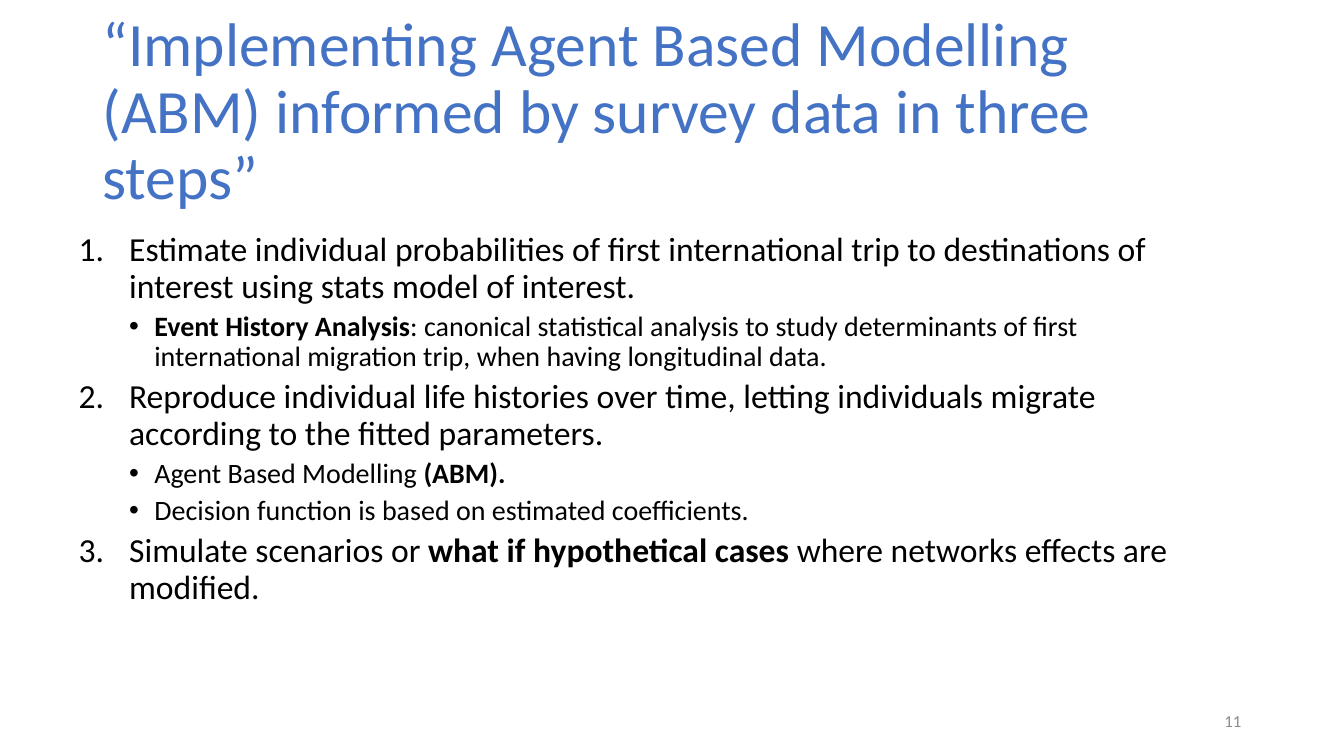
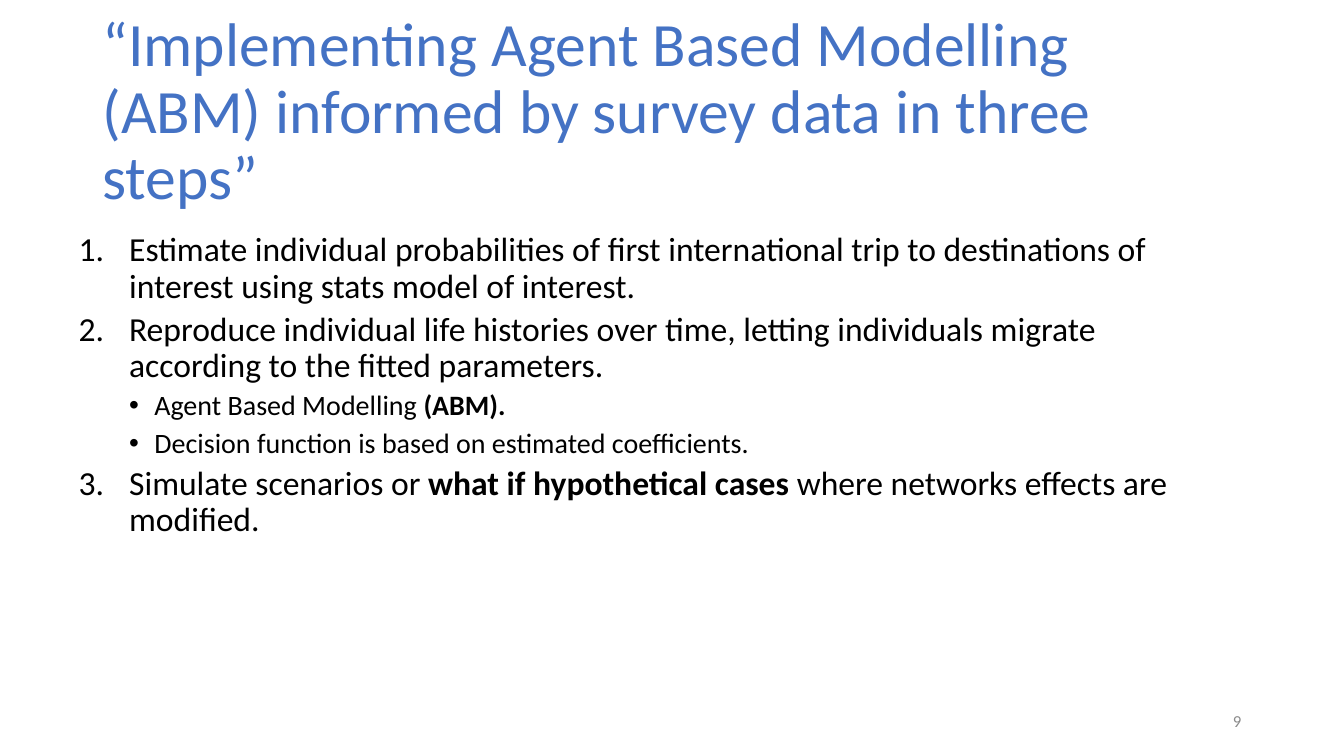
Before and after one commit to jignaciocarrasco/tutorial_ABM, a slide deck: slide 9 of presentation.pptx (slide 11 before the commit). Drawn at 1344x756 pixels with LibreOffice and Linux fonts; fonts in the diff are those of the drawing. Boxes give left, top, right and bottom in pixels: in the first picture for what was removed or moved away, otherwise in the second. Text is boxed around its words. In the diff, an @@ line names an element or a change of style, - is before the commit and + after.

```diff
--- a/presentation.pptx
+++ b/presentation.pptx
@@ text at [154,316,1077,371]: paragraph removed @@
-    • Event History Analysis: canonical statistical analysis to study determinants of first international migration trip, when having longitudinal data.
@@ page number at [1233,716,1241,727]: text changed @@
-11
+9
```
Also in this commit, not shown: 1 other slide changed, 1 slide removed, 19 other files.
